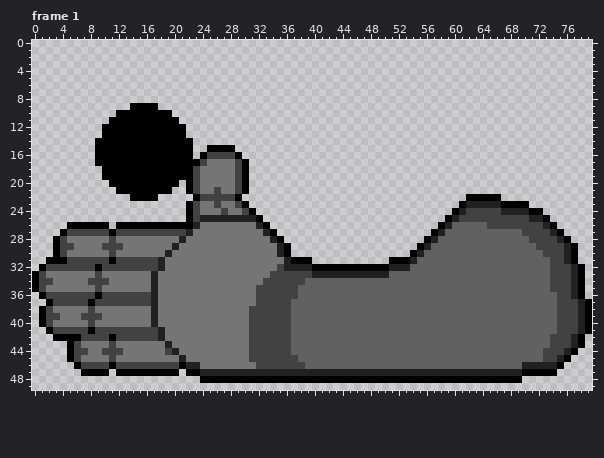
One commit to this pixel-art file: Assets/Arts/Enemies/Boss/AncientOne/ATK2/RH/RHATK2End.aseprite. The first picture shows the starting point.
80x80 pixels, 4 frames. Shown: frame 1: x 0..79, y 0..49. The commit also changed other frames, which this record leaves out.
New version:
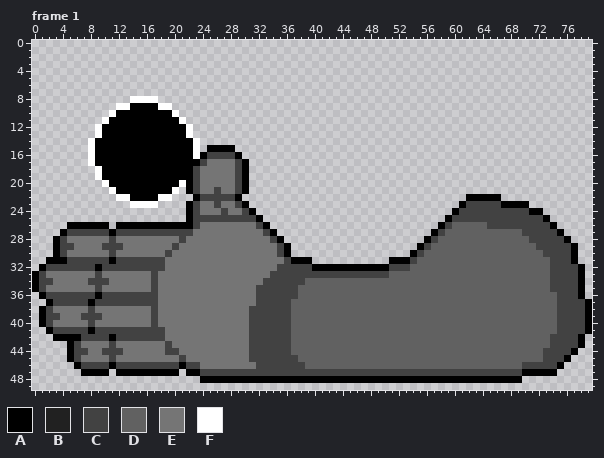
Palette (. is transparent): A #000000  B #212121  C #424242  D #616161  E #757575  F #ffffff
The exact change:
Frame 1, layers "Flattened", "Energy":
y 8: x 14..17 .... -> FFFF
y 9: x 12..13 .. -> FF; x 18..19 .. -> FF
y 10: x 11 . -> F; x 20 . -> F
y 11: x 10 . -> F; x 21 . -> F
y 12..13: x 9 . -> F; x 22 . -> F
y 14..16: x 8 . -> F; x 23 . -> F
y 17: x 8 . -> F
y 18..19: x 9 . -> F
y 20: x 10 . -> F; x 21 . -> F
y 21: x 11 . -> F; x 20 . -> F
y 22: x 12..13 .. -> FF; x 18..19 .. -> FF
y 23: x 14..17 .... -> FFFF; x 62..66 BBBBB -> CCCCC
y 24: x 61 B -> C; x 67..70 BBBB -> CCCC
y 25: x 24..31 BBBBBBBB -> CCCCCCCC; x 60 B -> C; x 71..72 BB -> CC
y 26: x 23 B -> C; x 32 B -> C; x 59 B -> C; x 73 B -> C
y 27: x 22 B -> C; x 33 B -> C; x 58 B -> C; x 74 B -> C
y 28: x 21 B -> C; x 34 B -> C; x 57 B -> C; x 75 B -> C
y 29: x 20 B -> C; x 35 B -> C; x 56 B -> C; x 76 B -> C
y 30: x 19 B -> C; x 35 B -> C; x 55 B -> C; x 76 B -> C
y 31: x 18 B -> C; x 36 B -> C; x 54 B -> C; x 76 B -> C
y 32: x 18 B -> C; x 36..39 BBBB -> CCCC; x 51..53 BBB -> CCC; x 77 B -> C
y 33: x 17 B -> C; x 40..50 BBBBBBBBBBB -> CCCCCCCCCCC; x 77 B -> C
y 34..36: x 17 B -> C; x 77 B -> C
y 37..40: x 17 B -> C; x 78 B -> C
y 41: x 18 B -> C; x 78 B -> C
y 42: x 18 B -> C; x 77 B -> C
y 43: x 19 B -> C; x 77 B -> C
y 44: x 20 B -> C; x 76 B -> C
y 45: x 21 B -> C; x 75 B -> C
y 46: x 22..23 BB -> CC; x 70..74 BBBBB -> CCCCC
y 47: x 24..69 BBBBBBBBBBBBBBBBBBBBBBBBBBBBBBBBBBBBBBBBBBBBBB -> CCCCCCCCCCCCCCCCCCCCCCCCCCCCCCCCCCCCCCCCCCCCCC
